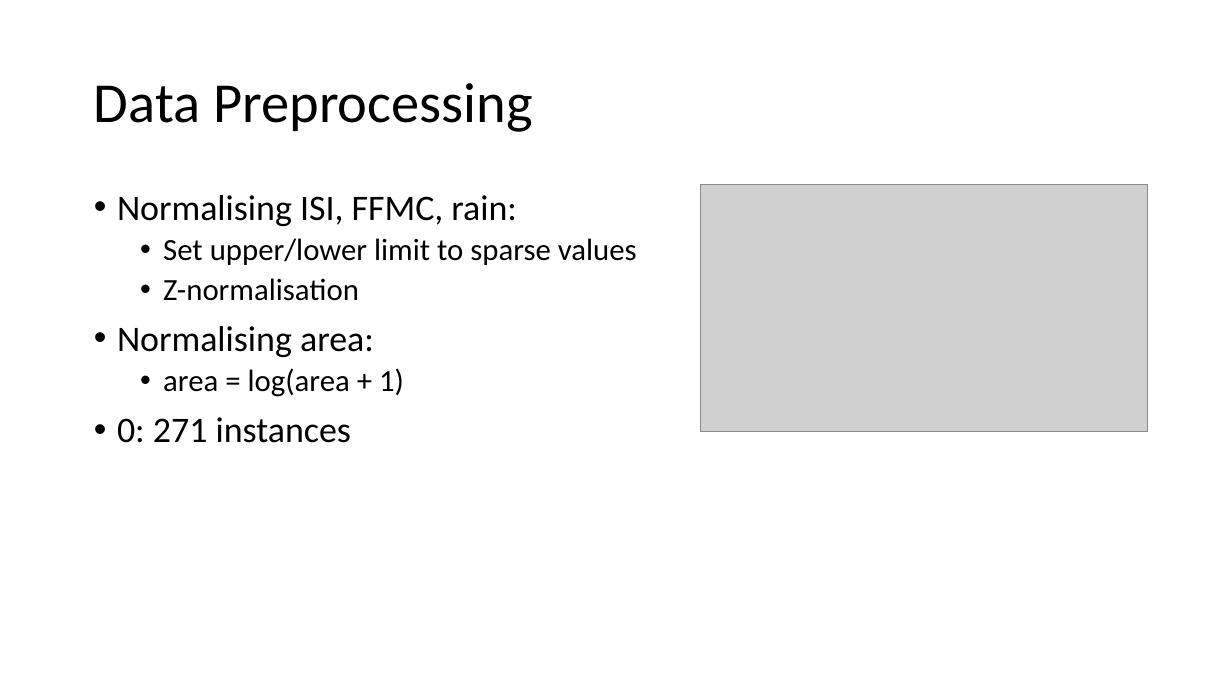
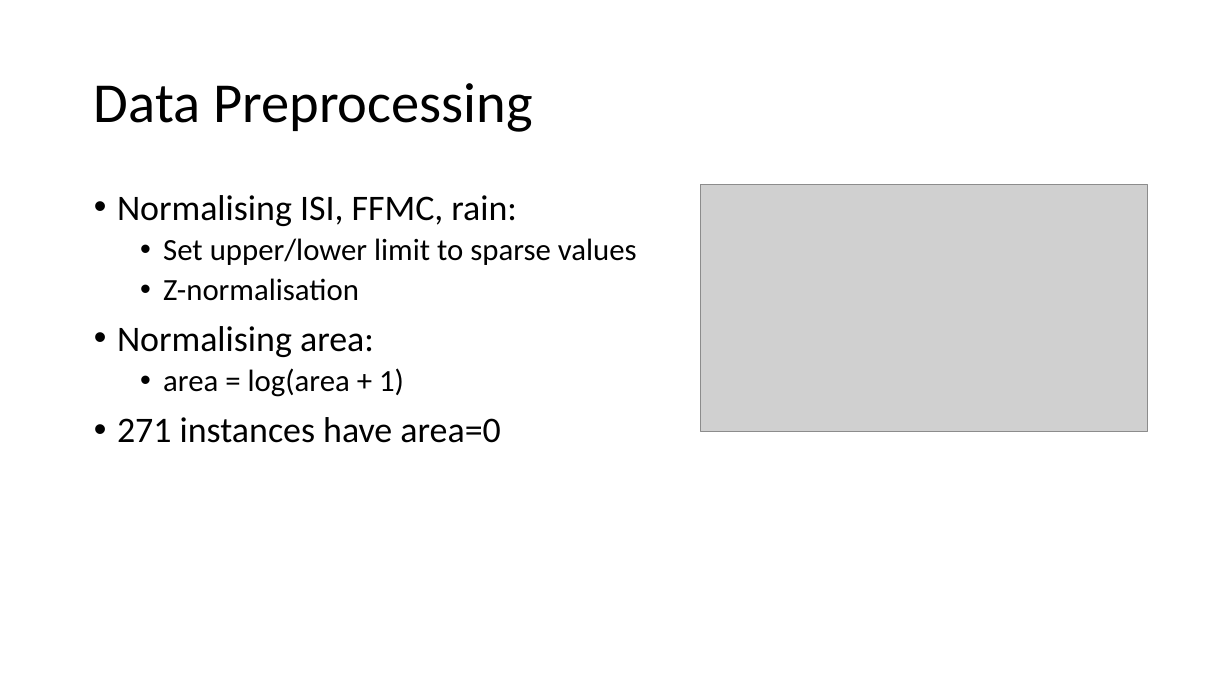
Before and after one commit to doyouwantsometea/IDAML_final, a slide deck: slide 3 of presentation.pptx. Drawn at 1232x693 pixels with LibreOffice and Linux fonts; fonts in the diff are those of the drawing; grey boxes stand for pictures. Boxes give left, top, right and bottom in pixels: in the first picture for what was removed or moved away, otherwise in the second. Text is boxed around its words. In the diff, an @@ line names an element or a change of style, - is before the commit and + after.

```diff
--- a/presentation.pptx
+++ b/presentation.pptx
@@ text at [117, 417, 500, 443]: text changed @@
-• 0: 271 instances
+• 271 instances have area=0
```
Also in this commit, not shown: 2 other slides changed, 1 other file.
